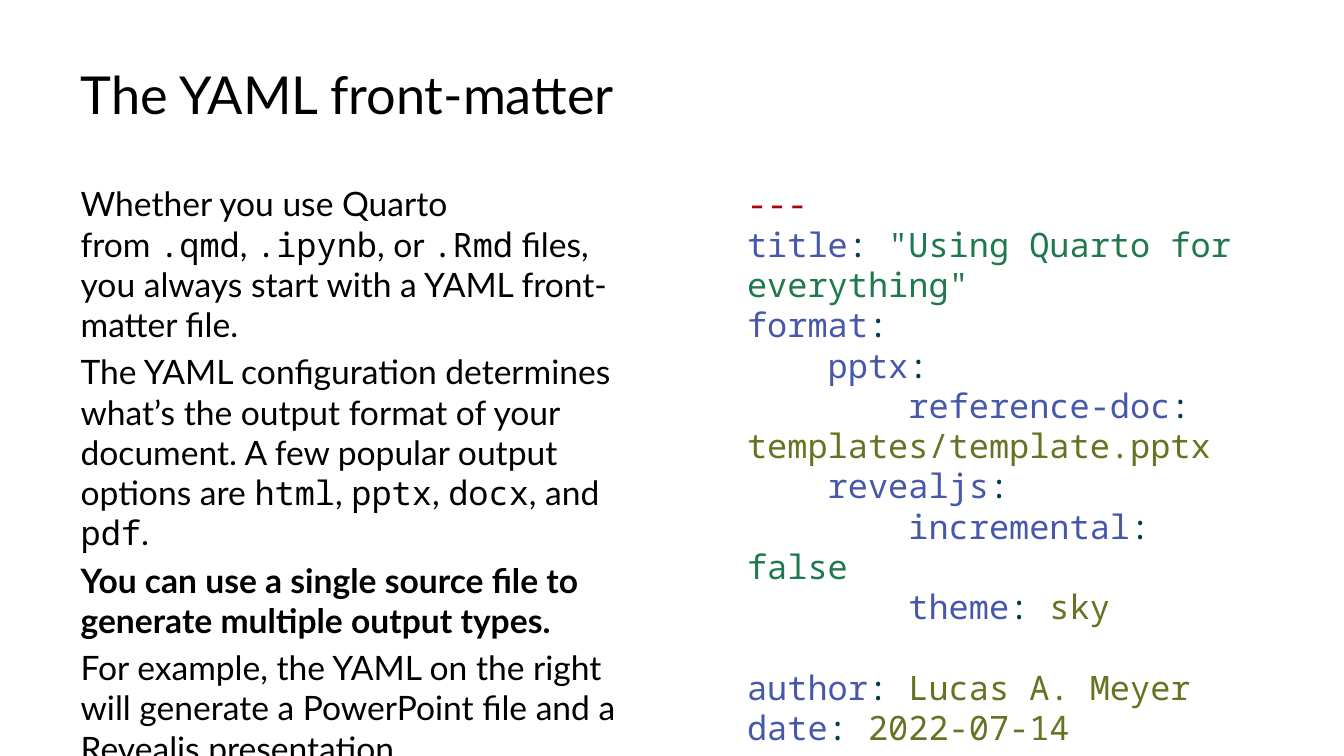
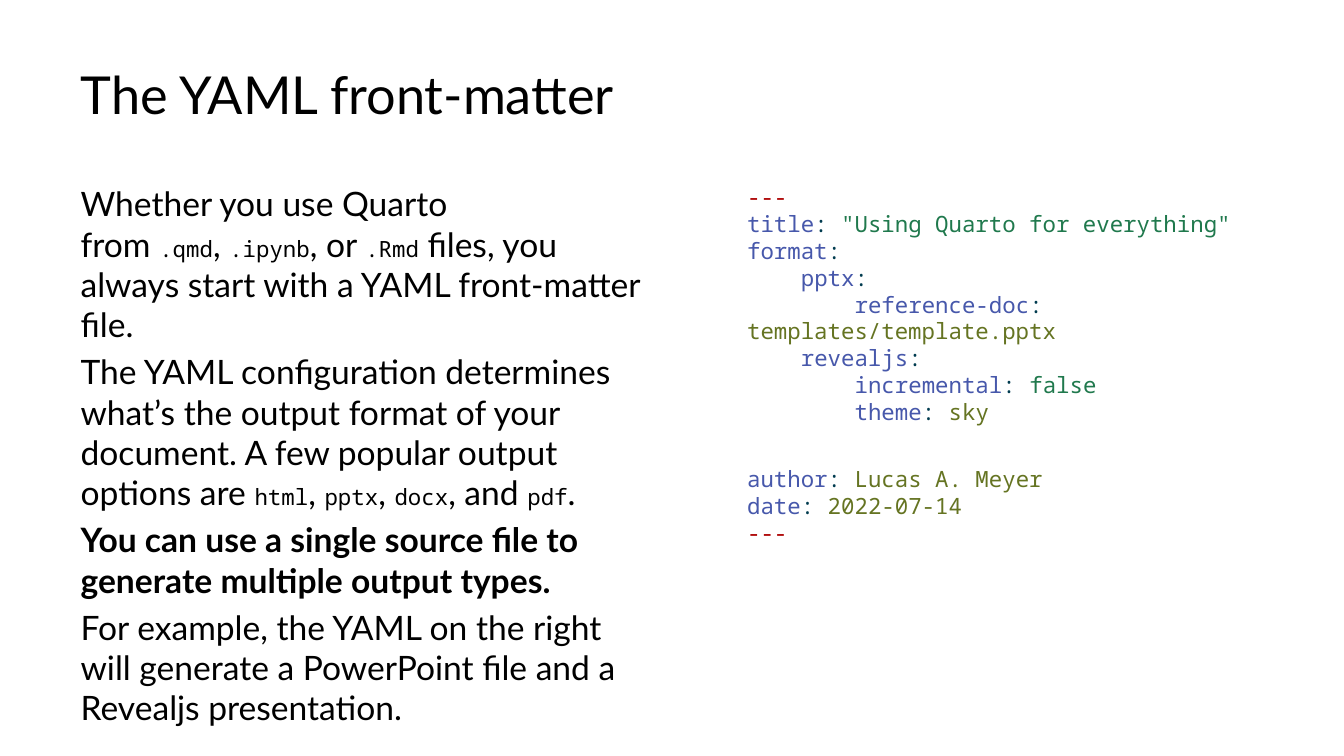
Before and after one commit to lucas-a-meyer/using-quarto, a slide deck: slide 10 of docs/presentation.pptx. Drawn at 1344x756 pixels with LibreOffice and Linux fonts; fonts in the diff are those of the drawing. Boxes give left, top, right and bottom in pixels: in the first picture for what was removed or moved away, otherwise in the second. Text is boxed around its words. In the diff, an @@ line names an element or a change of style, - is before the commit and + after.

```diff
--- a/docs/presentation.pptx
+++ b/docs/presentation.pptx
@@ text "--- title: "Using Quarto for ..." at [747, 215, 1231, 515]: size 18 to 12 pt; less space between paragraphs @@
@@ text at [81, 191, 640, 511]: size 18 to 12 pt in ".qmd, .ipynb, .Rmd", "html, pptx, docx, pdf." @@
```
Also in this commit, not shown: 8 other slides changed, 4 other files.
